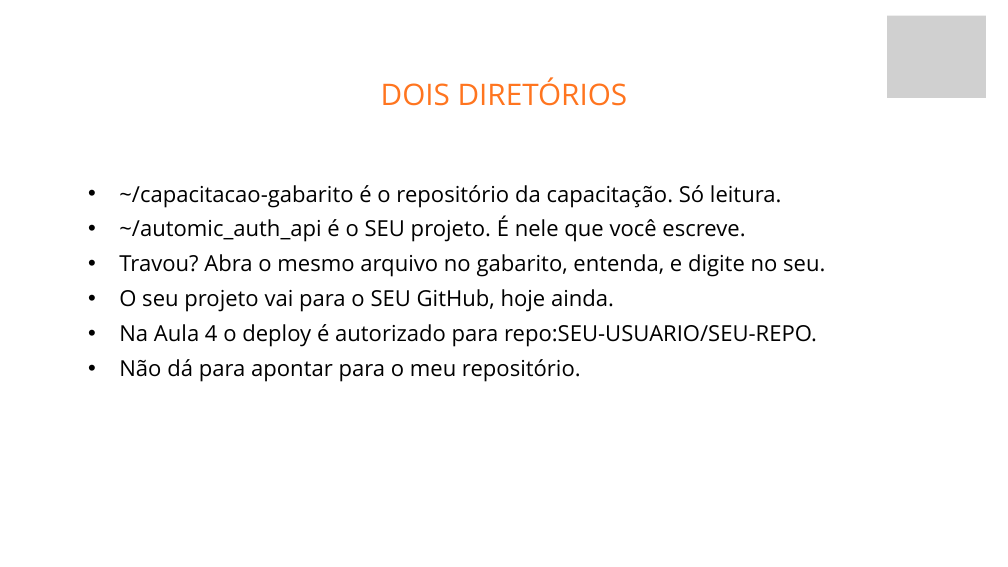
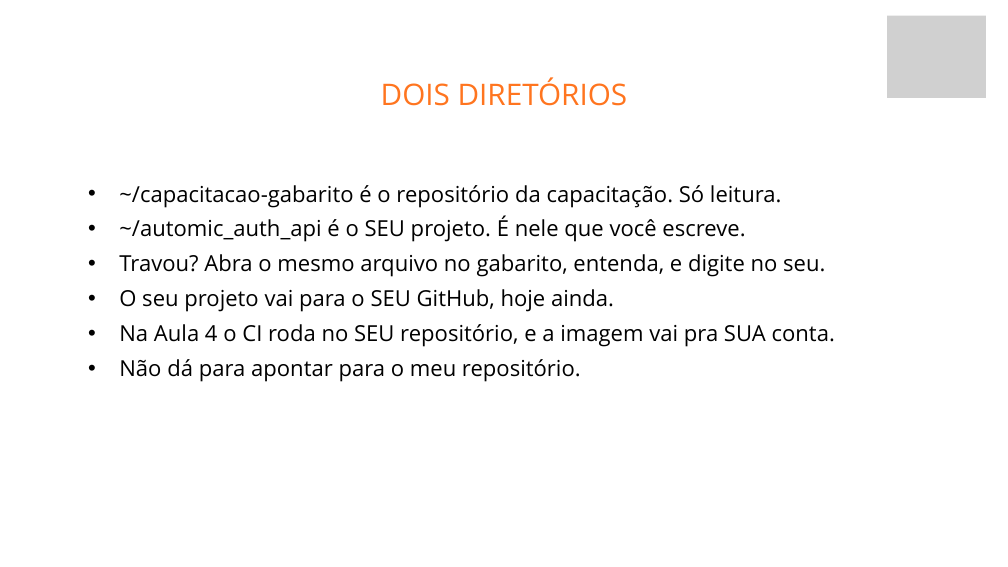
Before and after one commit to fabriciosiqueira08/capacitacao-gabarito, a slide deck: slide 64 of slides/build/aula-01-fundamentos-de-back-end.pptx. Drawn at 1008x567 pixels with LibreOffice and Linux fonts; fonts in the diff are those of the drawing; grey boxes stand for pictures; background and template pictures are left out. Boxes give left, top, right and bottom in pixels: in the first picture for what was removed or moved away, otherwise in the second. Text is boxed around its words. In the diff, an @@ line names an element or a change of style, - is before the commit and + after.

Commit message:
Fecha a apostila e os decks para entrega
Última passada, atrás de duas coisas que nenhuma revisão anterior olhou: o que
as Aulas 1 a 3 prometem sobre a Aula 4, e o deck como artefato de projeção.

## Promessas que a Aula 4 não cumpre mais

Quatro slides da Aula 1 mandavam guardar coisas que nunca voltam:

- "Na Aula 4 vamos abrir e fechar portas na mão": o firewall foi para o
  apêndice quando o servidor virou a própria máquina.
- "Na Aula 4 você vai criar um desses registros" (DNS): hoje é /etc/hosts.
- "Na Aula 4 o deploy é autorizado para repo:SEU-USUARIO/SEU-REPO": isso é o
  subject do OIDC, que só existe no apêndice.
- "Na Aula 4, é o push que dispara o deploy": o push dispara o CI; o deploy é
  `kamal deploy`, na mão.

Esse é o tipo de erro que corrói confiança, porque o instrutor diz "guarde
isso" e o aluno espera três semanas por algo que não vem. Os quatro agora
descrevem o que a aula faz de verdade, e as duas versões da apostila também.

## O deck como coisa projetada

Dois slides da Aula 4 encolhiam a fonte para 45% para caber, o que é ilegível
numa projeção. Os dois tinham 8 bullets, porque fui acrescentando ao longo das
revisões. Enxugados para 6 e 7, e agora nenhum dos quatro decks emite aviso.

Também conferi a densidade: nenhum slide com 8 ou mais bullets em deck nenhum.

## Notas do apresentador

A cobertura estava desequilibrada: a Aula 1 tinha 32 slides com nota e a Aula
3, que é a mais conceitual, só 11.

Não escrevi nota para tudo, porque o roteiro já cobre bloco a bloco e isso
viraria ruído. Escrevi dez, nos slides em que quem apresenta trava de verdade:
os que têm demo ao vivo (Base64 no jwt.io, os dois e-mails lado a lado), os
que pedem condução socrática (as três respostas para o logout), os que têm
pergunta previsível ("e se o cache cair?"), e os que o roteiro manda cortar
quando atrasa (XSS e CSRF), onde a nota diz o que deixar dito antes de pular.

Conferi que elas chegaram no .pptx, e não só no YAML.

## Estado final

Quatro decks (69, 54, 66 e 62 slides), a apostila completa com capa e as dez
seções, o apêndice de nuvem, e os quatro roteiros. Contagem de slides,
referências entre deck e apostila, links e âncoras: tudo conferido por script.
Zero padrão de escrita de IA, zero travessão em prosa, zero resíduo das
versões antigas fora do apêndice, onde a VM é a da Azure e está correta.

```diff
--- a/slides/build/aula-01-fundamentos-de-back-end.pptx
+++ b/slides/build/aula-01-fundamentos-de-back-end.pptx
@@ text at [119, 324, 835, 347]: text changed @@
-  • Na Aula 4 o deploy é autorizado para repo:SEU-USUARIO/SEU-REPO.
+  • Na Aula 4 o CI roda no SEU repositório, e a imagem vai pra SUA conta.
```
Also in this commit, not shown: 3 other slides changed, 30 other files.
